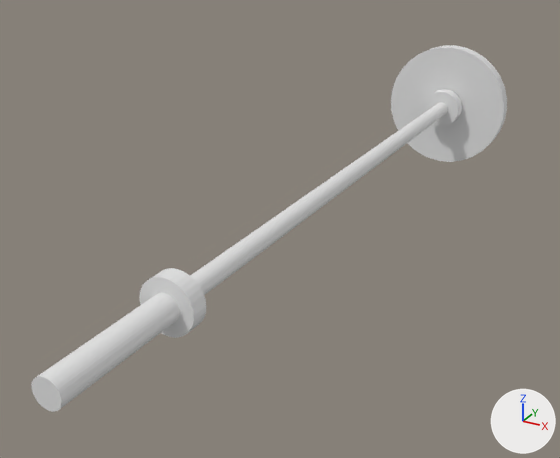
Renders of the Blender file Sanzhar/barbell.blend from each side of a commit.
The view is the same before and after, from a 50 mm camera at (2.66, -6.15, 2.39) aimed at (-0.46, -0.48, -0.45). Lighting does not change. The marker at lower right points along +X, +Y and +Z. Mesh edges are drawn as thin lines on the coarser meshes.
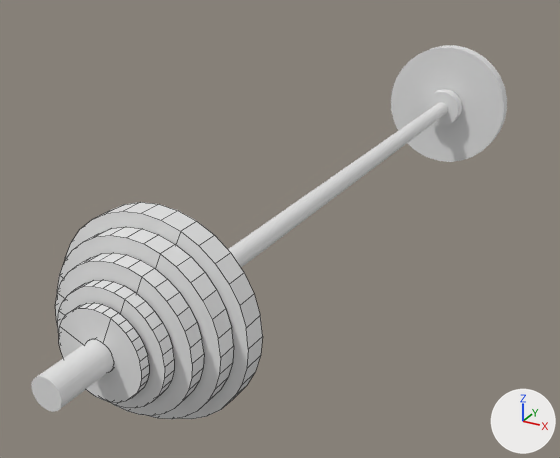
Commit message: Added barbell 2

Pixel boxes [x1, y1, x2, y2] of what changed, in the pictures (560 x 458 px):
'Cylinder.006', added: after [65, 202, 263, 419]
'Cylinder.007', added: after [57, 227, 234, 419]
'Cylinder.008', added: after [55, 253, 204, 416]
'Cylinder.010', added: after [59, 303, 149, 403]
'Cylinder.009', added: after [58, 280, 174, 408]

The change, as a list of edits to the scene's bpy script:
```text
Add ob_cylinder_010:
    ob_cylinder_010 = bpy.data.objects.new('Cylinder.010', me_cylinder_009.copy())  # the mesh of ob_cylinder_005
    ob_cylinder_010.location = (0.0, -3.373, 0.0)
    ob_cylinder_010.rotation_euler = (-4.712, 1.571, 0.0)  # degrees (-270, 90, 0)
    ob_cylinder_010.scale = (0.297, 0.297, 0.0344)
Add ob_cylinder_009:
    ob_cylinder_009 = bpy.data.objects.new('Cylinder.009', me_cylinder_008.copy())  # the mesh of ob_cylinder_004
    ob_cylinder_009.location = (0.0, -3.275, 0.0)
    ob_cylinder_009.rotation_euler = (-4.712, 1.571, 0.0)  # degrees (-270, 90, 0)
    ob_cylinder_009.scale = (0.387, 0.387, 0.0448)
Add ob_cylinder_008:
    ob_cylinder_008 = bpy.data.objects.new('Cylinder.008', me_cylinder_007.copy())  # the mesh of ob_cylinder_003
    ob_cylinder_008.location = (0.0, -3.16, 0.0)
    ob_cylinder_008.rotation_euler = (-4.712, 1.571, 0.0)  # degrees (-270, 90, 0)
    ob_cylinder_008.scale = (0.499, 0.499, 0.0578)
Add ob_cylinder_007:
    ob_cylinder_007 = bpy.data.objects.new('Cylinder.007', me_cylinder_006.copy())  # the mesh of ob_cylinder_002
    ob_cylinder_007.location = (0.0, -3.023, 0.0)
    ob_cylinder_007.rotation_euler = (-4.712, 1.571, 0.0)  # degrees (-270, 90, 0)
    ob_cylinder_007.scale = (0.602, 0.602, 0.0697)
Add ob_cylinder_006:
    ob_cylinder_006 = bpy.data.objects.new('Cylinder.006', me_cylinder_001.copy())  # the mesh of ob_cylinder_001
    ob_cylinder_006.location = (0.0, -2.864, 0.0)
    ob_cylinder_006.rotation_euler = (-4.712, 1.571, 0.0)  # degrees (-270, 90, 0)
    ob_cylinder_006.scale = (0.694, 0.694, 0.0804)
```
